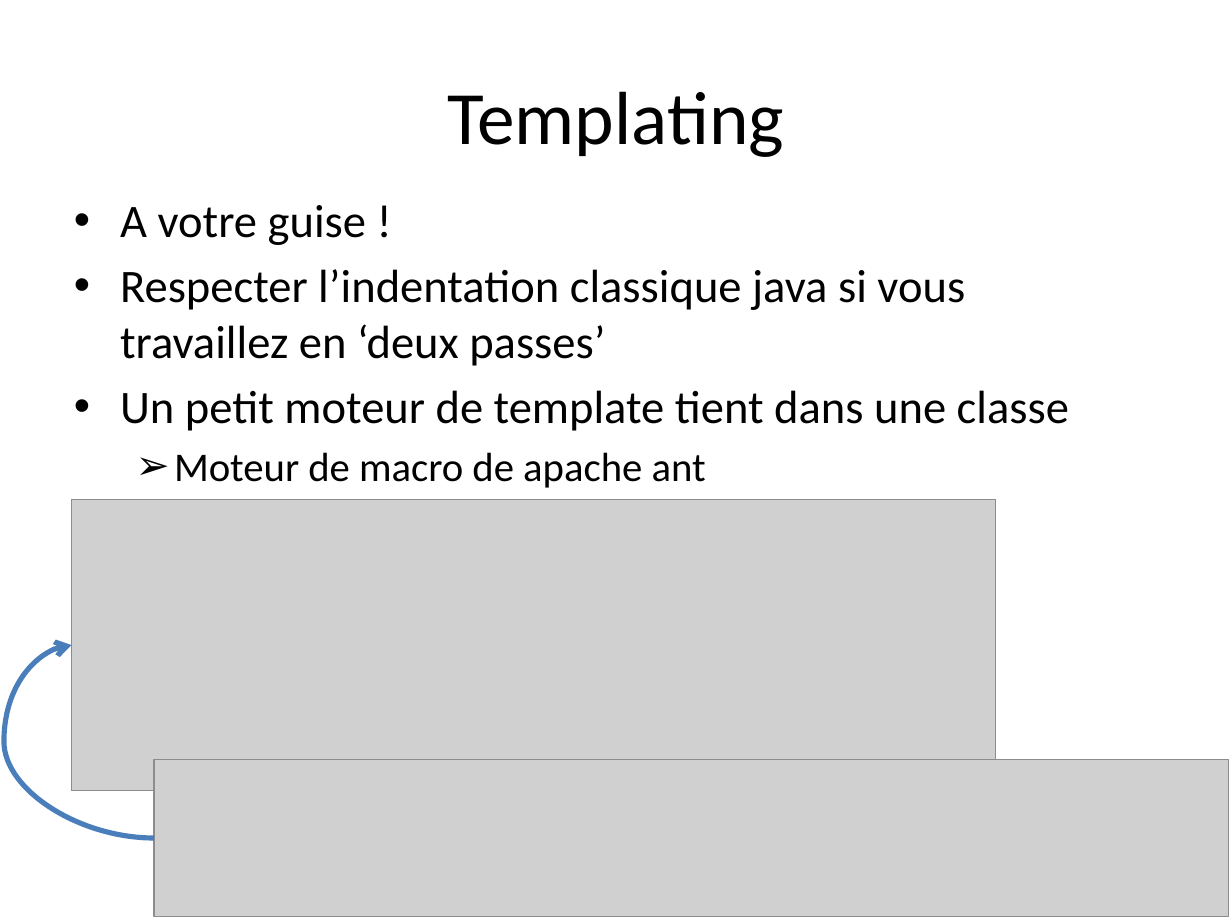
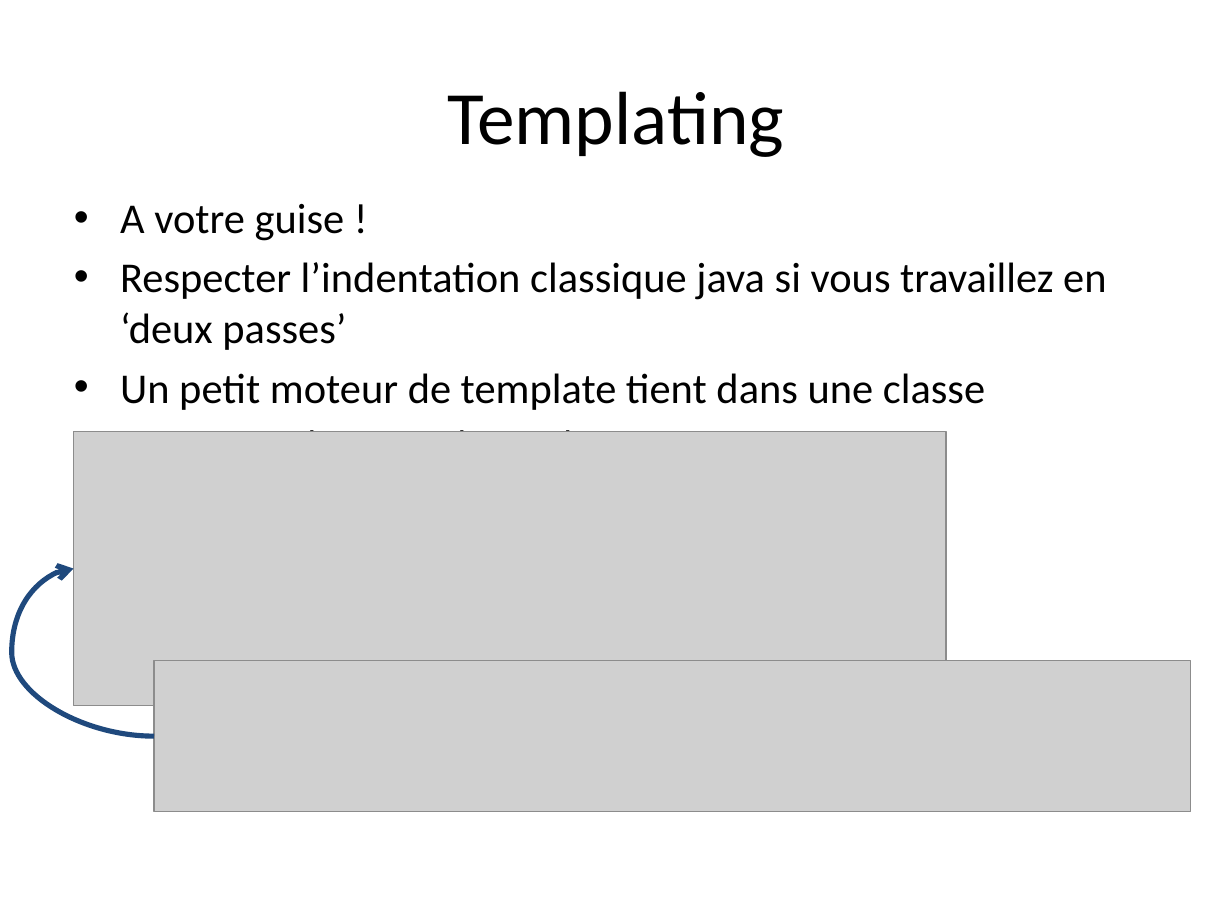
Before and after one commit to dbaeli/ez18n, a slide deck: slide 16 of ez18n-slides/apt_in_nutshell.pptx. Drawn at 1232x924 pixels with LibreOffice and Linux fonts; fonts in the diff are those of the drawing; grey boxes stand for pictures; background and template pictures are left out. Boxes give left, top, right and bottom in pixels: in the first picture for what was removed or moved away, otherwise in the second. Text is boxed around its words. In the diff, an @@ line names an element or a change of style, - is before the commit and + after.

```diff
--- a/ez18n-slides/apt_in_nutshell.pptx
+++ b/ez18n-slides/apt_in_nutshell.pptx
@@ text "A votre guise !" at [120,204,1106,432]: size 27.2 to 24.8 pt in "A votre guise !", "Respecter l’indentation classique java si vous travaillez ...", "Un petit moteur de template tient dans ..."; size 23.8 to 21.7 pt in "Moteur de macro de apache ant" @@
@@ picture: place and size @@
-picture at [71,499,995,790]
+picture at [74,431,946,706]
@@ curved arrow moved from (154, 838) - (71, 646) to (154, 737) - (74, 568) @@
@@ curved arrow (154, 737) - (74, 568): stroke #4B7EBC 3 pt to #1F497D 3 pt @@
@@ picture: place and size @@
-picture at [154,760,1228,917]
+picture at [154,660,1191,812]
```
Also in this commit, not shown: 5 other slides changed.
